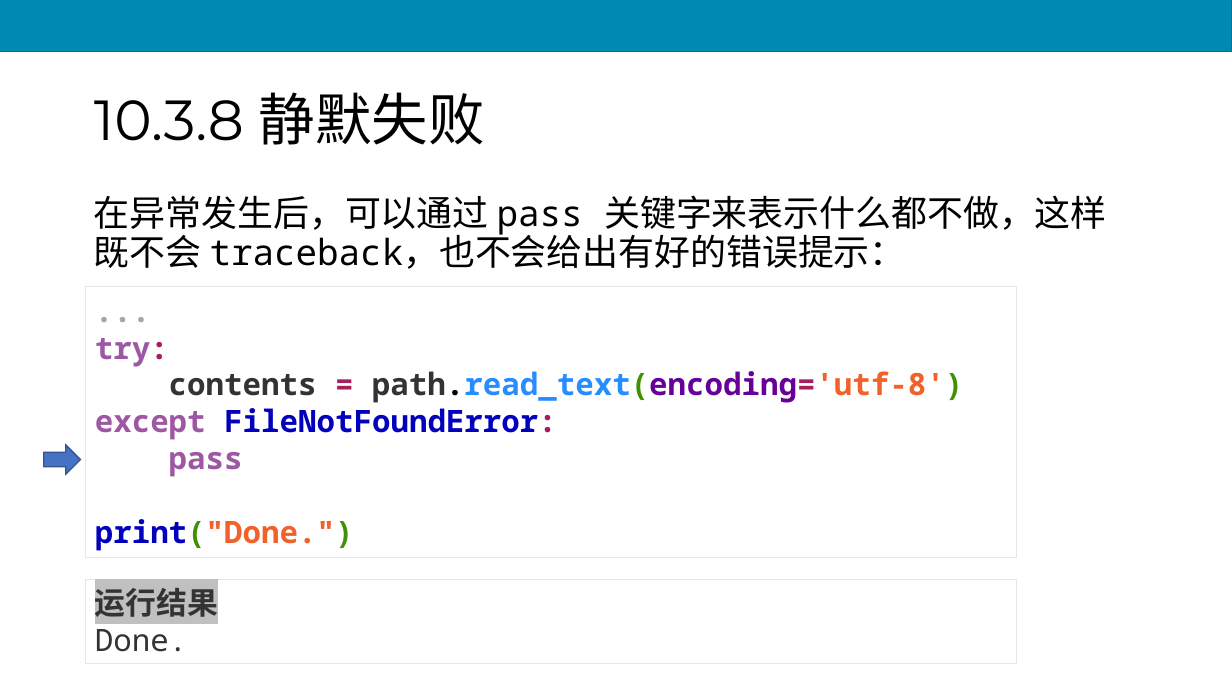
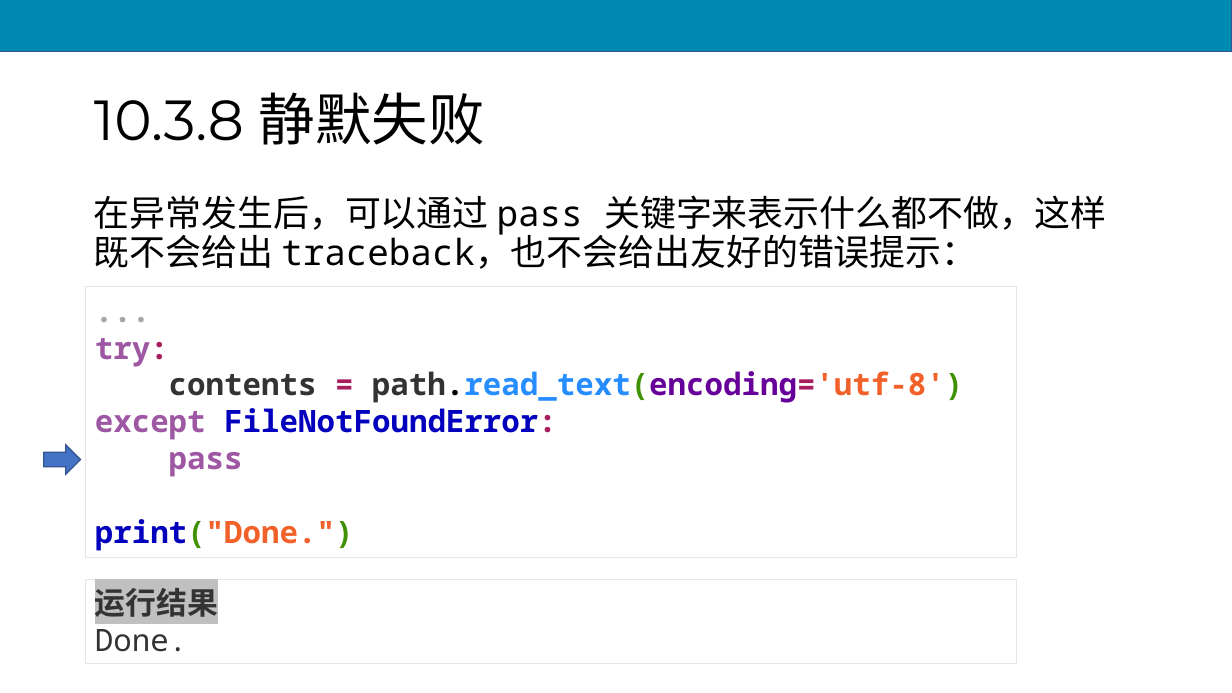
Before and after one commit to scruel/pcc_3e_slides, a slide deck: slide 92 of PPT/python10.pptx. Drawn at 1232x693 pixels with LibreOffice and Linux fonts; fonts in the diff are those of the drawing. Boxes give left, top, right and bottom in pixels: in the first picture for what was removed or moved away, otherwise in the second. Text is boxed around its words. In the diff, an @@ line names an element or a change of style, - is before the commit and + after.

```diff
--- a/PPT/python10.pptx
+++ b/PPT/python10.pptx
@@ text at <box>94,195,1106,269</box>: text changed @@
-在异常发生后，可以通过 pass 关键字来表示什么都不做，这样既不会 traceback，也不会给出有好的错误提示：
+在异常发生后，可以通过 pass 关键字来表示什么都不做，这样既不会给出 traceback，也不会给出友好的错误提示：
```
Also in this commit, not shown: 1 other slide changed, 2 other files.
